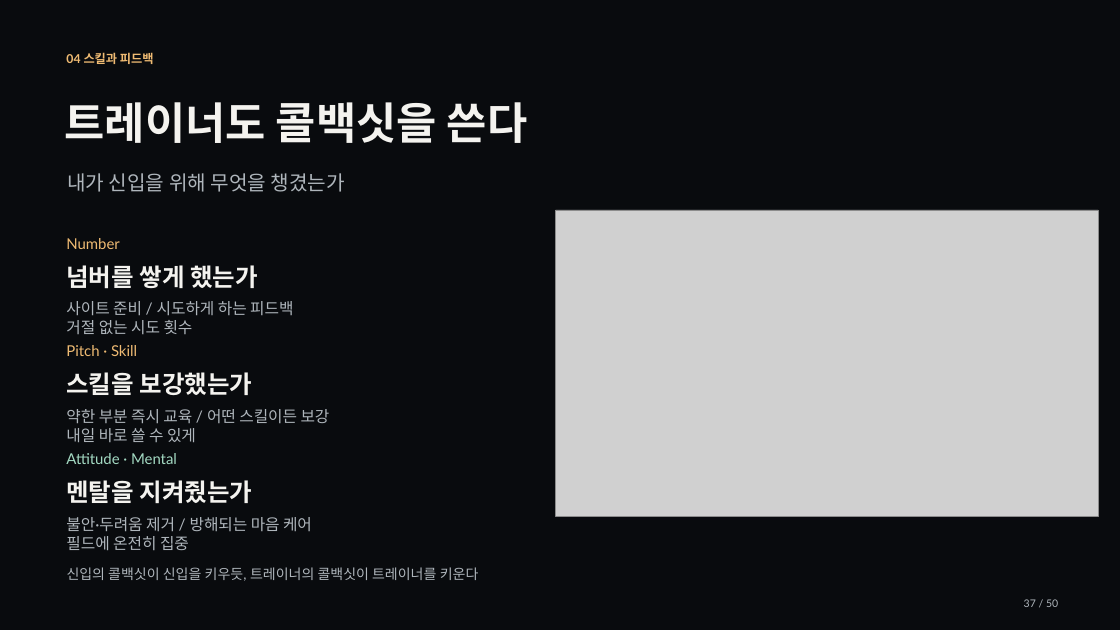
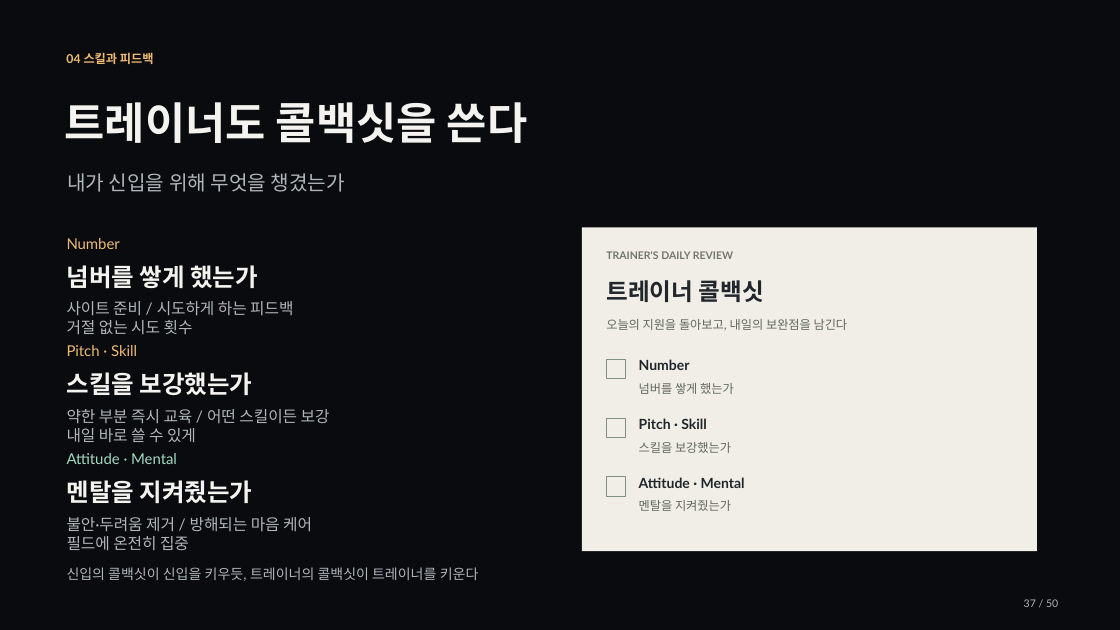
Before and after one commit to jaeyoung5178-bot/Presence, a slide deck: slide 37 of education/training/signature/training-signature.pptx. Drawn at 1120x630 pixels with LibreOffice and Linux fonts; fonts in the diff are those of the drawing; grey boxes stand for pictures. Boxes give left, top, right and bottom in pixels: in the first picture for what was removed or moved away, otherwise in the second. Text is boxed around its words. In the diff, an @@ line names an element or a change of style, - is before the commit and + after.

```diff
--- a/education/training/signature/training-signature.pptx
+++ b/education/training/signature/training-signature.pptx
@@ picture removed at bbox=[555, 210, 1098, 517] @@
@@ rectangle added at bbox=[582, 228, 1038, 551], fill #F0EEE6 @@
@@ text added at bbox=[606, 251, 733, 259], 9 pt, text #73766E, bold @@
+TRAINER'S DAILY REVIEW
@@ text added at bbox=[606, 280, 764, 302], 20.2 pt, text #20262B, bold @@
+트레이너 콜백싯
@@ text added at bbox=[606, 319, 848, 330], 10.5 pt, text #626861 @@
+오늘의 지원을 돌아보고, 내일의 보완점을 남긴다
@@ text added at bbox=[639, 359, 690, 370], 12 pt, text #20262B, bold @@
+Number
@@ rectangle added at bbox=[607, 360, 626, 379], outline #829087 0.75 pt @@
@@ text added at bbox=[639, 383, 734, 394], 10.5 pt, text #626861 @@
+넘버를 쌓게 했는가
@@ rectangle added at bbox=[607, 418, 626, 438], outline #829087 0.75 pt @@
@@ text added at bbox=[639, 418, 707, 429], 12 pt, text #20262B, bold @@
+Pitch · Skill
@@ text added at bbox=[639, 442, 731, 453], 10.5 pt, text #626861 @@
+스킬을 보강했는가
@@ rectangle added at bbox=[607, 477, 626, 497], outline #829087 0.75 pt @@
@@ text added at bbox=[639, 477, 745, 488], 12 pt, text #20262B, bold @@
+Attitude · Mental
@@ text added at bbox=[639, 500, 731, 511], 10.5 pt, text #626861 @@
+멘탈을 지켜줬는가
```
Also in this commit, not shown: 24 other slides changed, 34 other files.
